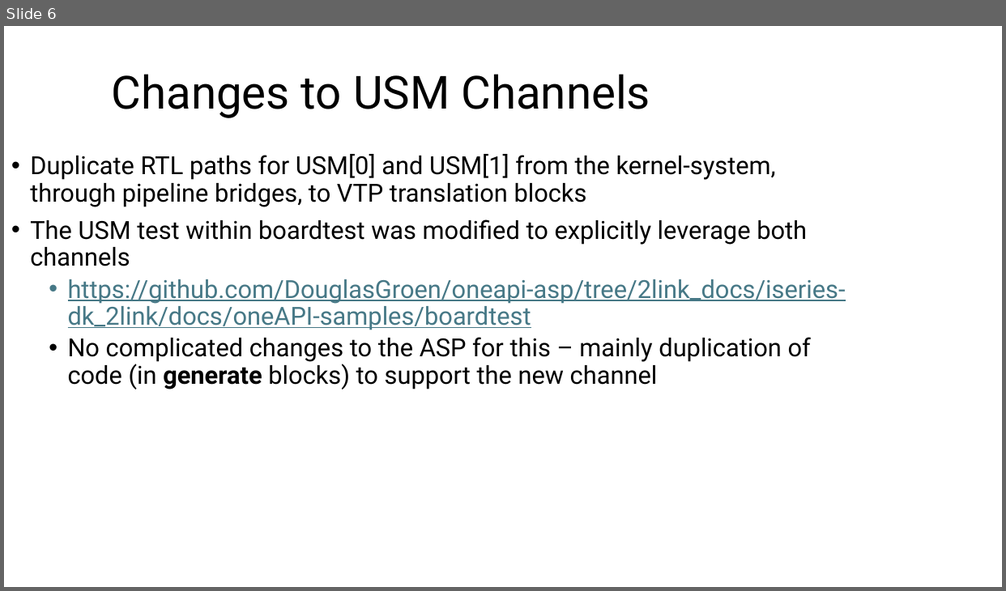
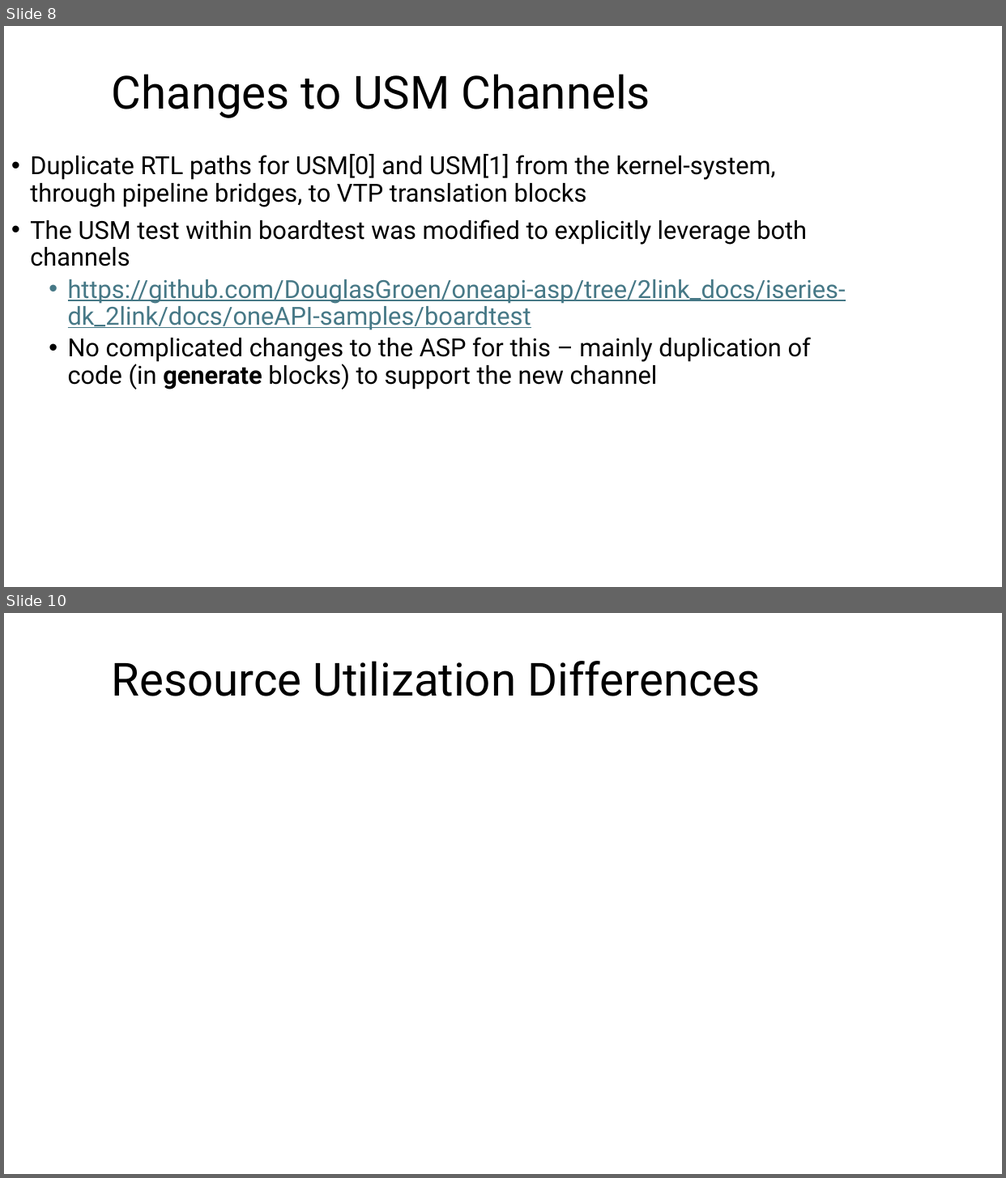
Before and after one commit to DouglasGroen/oneapi-asp, a slide deck: iseries-dk_2link/docs/ofs-asp-multilink-info.pptx. Shown one above the other, each under a label of ours: slide 6 before the commit, slides 8 and 10 after it; the slides between them are not shown. The pictures are 1006x591 and 1006x1178 pixels, drawn with LibreOffice and Linux fonts; fonts in the diff are those of the drawing. Boxes give left, top, right and bottom in pixels: in the first picture for what was removed or moved away, otherwise in the second. Text is boxed around its words. In the diff, an @@ line names an element or a change of style, - is before the commit and + after.

```diff
--- a/iseries-dk_2link/docs/ofs-asp-multilink-info.pptx
+++ b/iseries-dk_2link/docs/ofs-asp-multilink-info.pptx
@@ slide 10 added at box(4, 613, 1002, 1174), background #FFFFFF @@
@@ title added at box(112, 661, 761, 696), 44 pt, text #000000 @@
+Resource Utilization Differences
@@ what was slide 6 is now slide 8 @@
```
Also in this commit, not shown: 1 slide changed, 6 other slides added.
